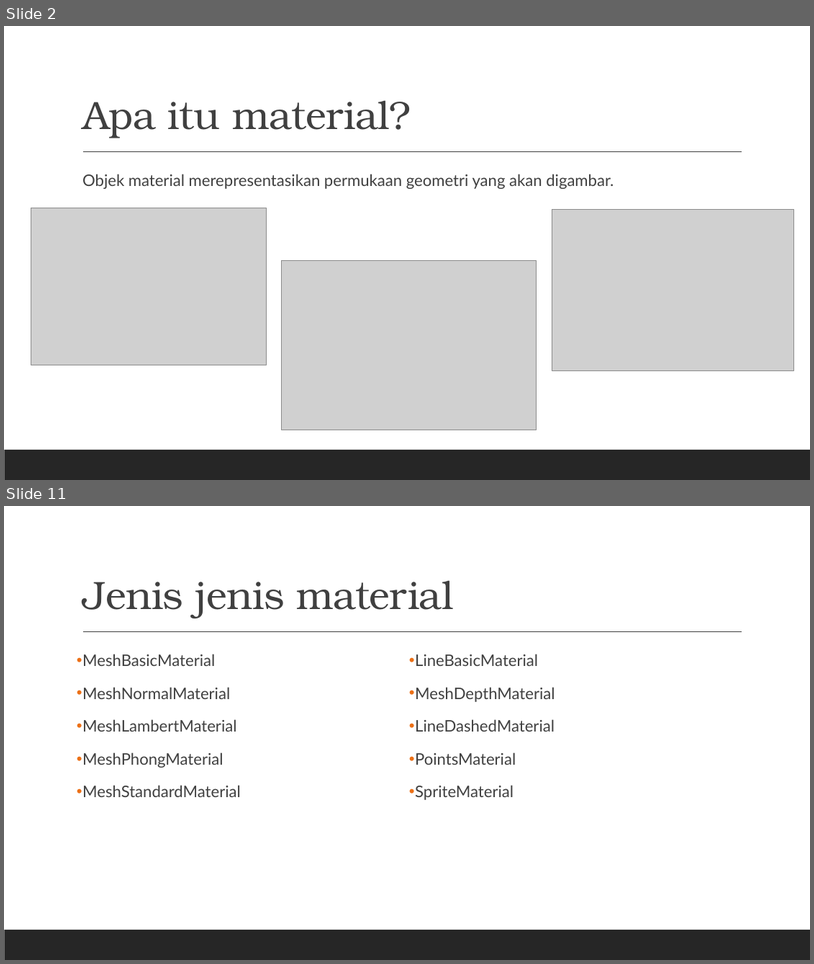
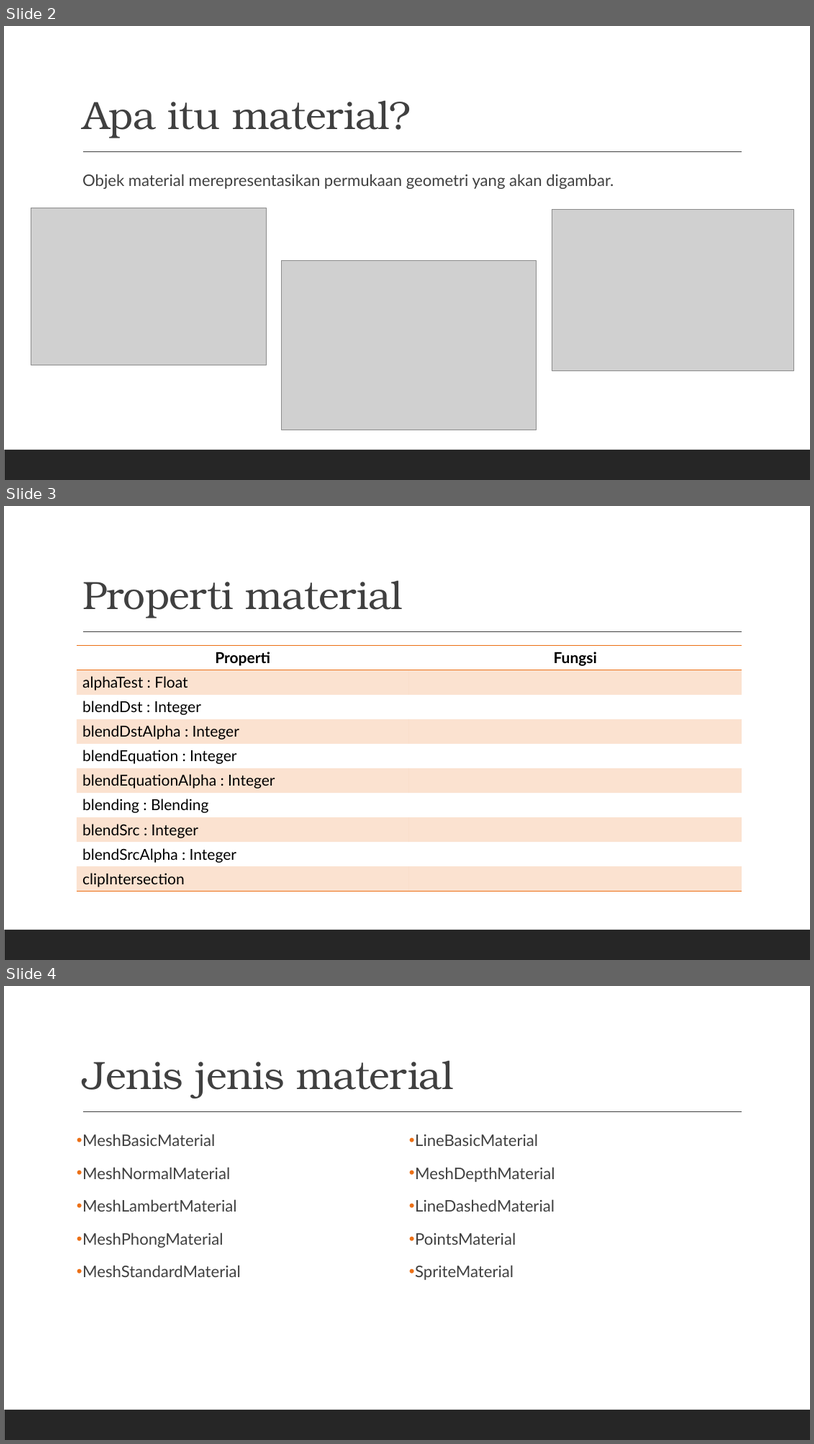
Before and after one commit to grafkom-2020/presentasi-threejs-grafkom-gang, a slide deck: documents/MATERIAL.pptx. Shown one above the other, each under a label of ours: slides 2 and 11 before the commit, slides 2, 3 and 4 after it; the slides between them are not shown. The pictures are 814x964 and 814x1444 pixels, drawn with LibreOffice and Linux fonts; fonts in the diff are those of the drawing; grey boxes stand for pictures. Boxes give left, top, right and bottom in pixels: in the first picture for what was removed or moved away, otherwise in the second. Text is boxed around its words. In the diff, an @@ line names an element or a change of style, - is before the commit and + after.

```diff
--- a/documents/MATERIAL.pptx
+++ b/documents/MATERIAL.pptx
@@ slide 3 added at [4,506,810,960], background #FFFFFF; not listed: 2 template elements that a slide beside it also shows @@
@@ title added at [82,580,403,618], 47 pt, text #404040 @@
+Properti material
@@ table added at [77,646,742,891], 10 rows, 2 columns @@
+Properti | Fungsi
+alphaTest : Float | 
+blendDst : Integer | 
+blendDstAlpha : Integer | 
+blendEquation : Integer | 
+blendEquationAlpha : Integer | 
+blending : Blending | 
+blendSrc : Integer | 
+blendSrcAlpha : Integer | 
+clipIntersection | 
@@ what was slide 11 is now slide 4 @@
```
Also in this commit, not shown: 8 slides removed.
